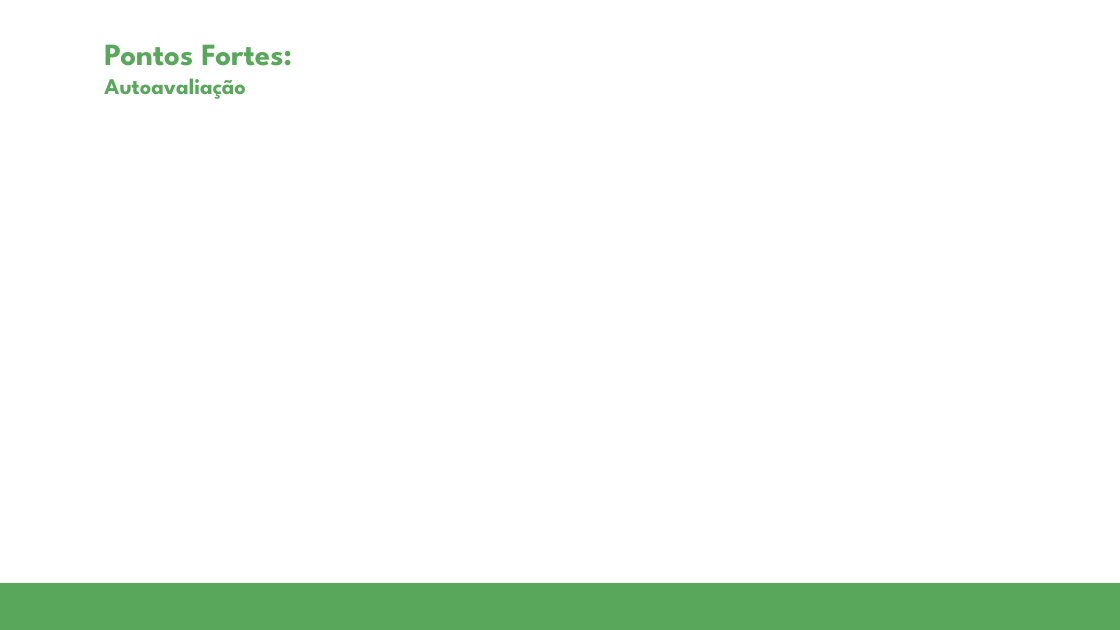
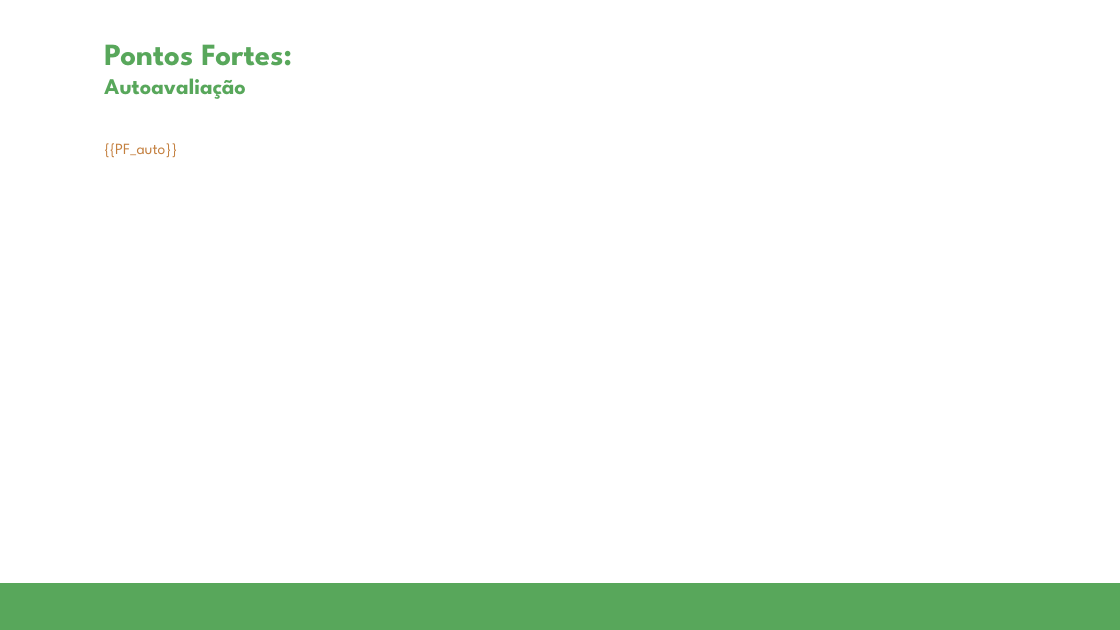
Before and after one commit to hugobovareto/Avaliacao-de-Desempenho-2025, a slide deck: slide 25 of templates/[GARN] Modelo de apresentação de slides.pptx. Drawn at 1120x630 pixels with LibreOffice and Linux fonts; fonts in the diff are those of the drawing; background and template pictures are left out. Boxes give left, top, right and bottom in pixels: in the first picture for what was removed or moved away, otherwise in the second. Text is boxed around its words. In the diff, an @@ line names an element or a change of style, - is before the commit and + after.

```diff
--- a/templates/[GARN] Modelo de apresentação de slides.pptx
+++ b/templates/[GARN] Modelo de apresentação de slides.pptx
@@ text added at <box>104,143,177,158</box>, 10 pt, text #C4803F @@
+{{PF_auto}}
```
Also in this commit, not shown: 27 other slides changed, 4 other files.
